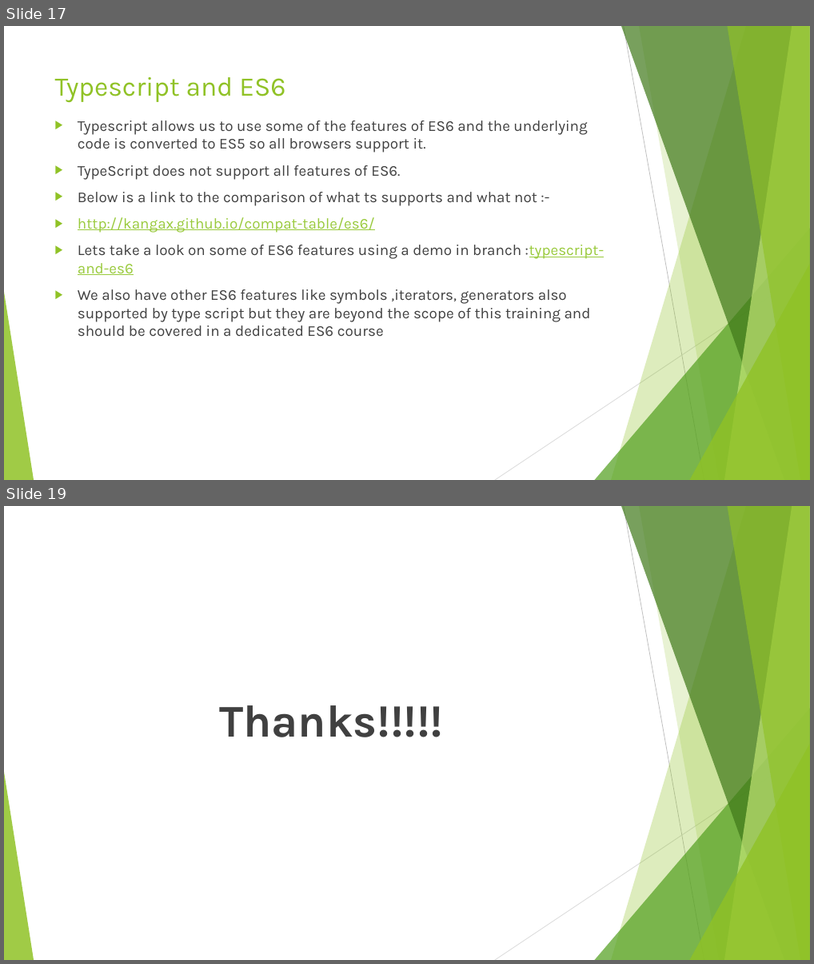
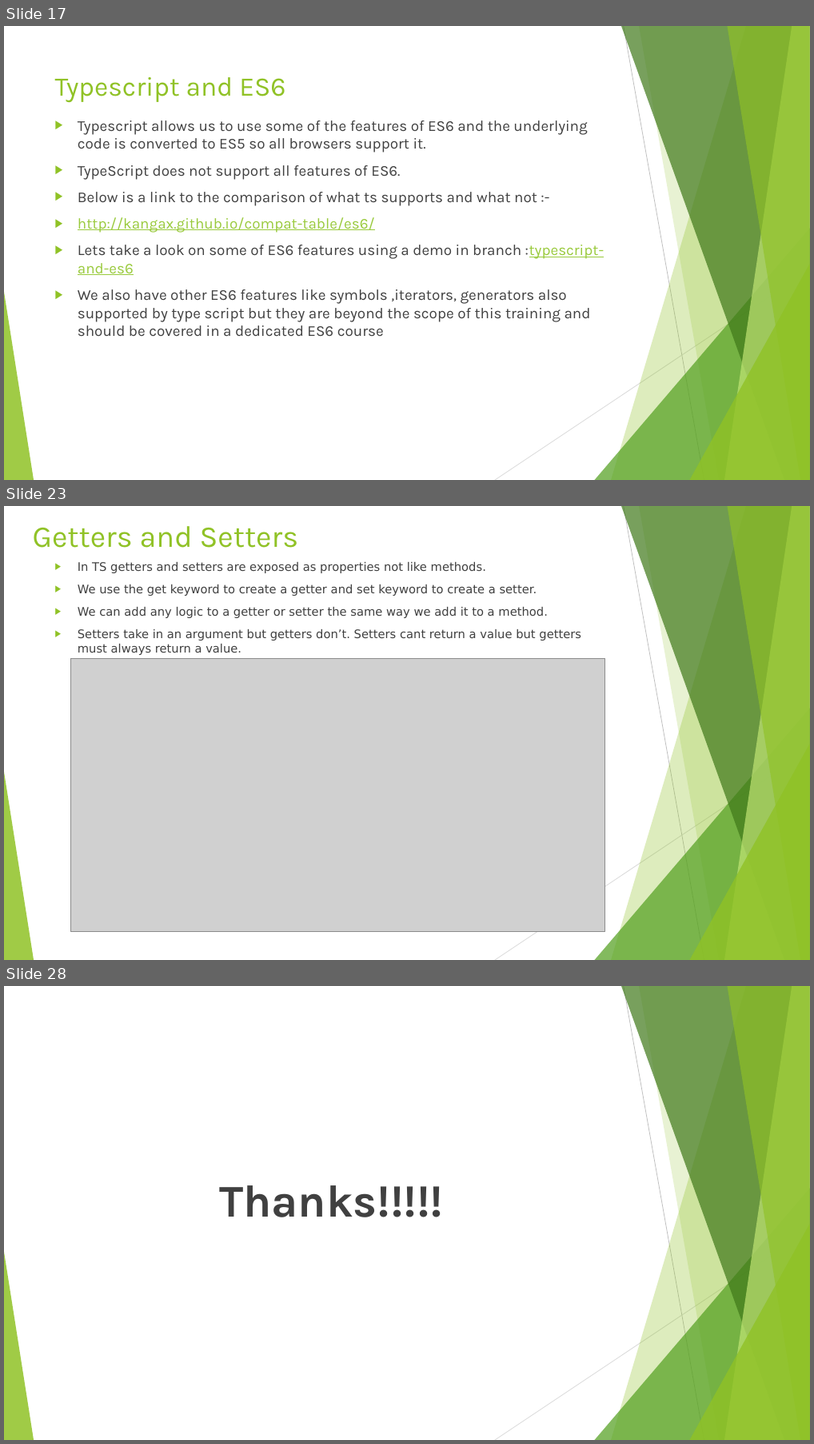
Before and after one commit to rudhrainfogain/typescript-complete-course, a slide deck: Type Script v5.0.pptx. Shown one above the other, each under a label of ours: slides 17 and 19 before the commit, slides 17, 23 and 28 after it; the slides between them are not shown. The pictures are 814x964 and 814x1444 pixels, drawn with LibreOffice and Linux fonts; fonts in the diff are those of the drawing; grey boxes stand for pictures. Boxes give left, top, right and bottom in pixels: in the first picture for what was removed or moved away, otherwise in the second. Text is boxed around its words. In the diff, an @@ line names an element or a change of style, - is before the commit and + after.

```diff
--- a/Type Script v5.0.pptx
+++ b/Type Script v5.0.pptx
@@ slide 23 added at bbox=[4, 506, 810, 960], background #FFFFFF; not listed: 10 template elements that a slide beside it also shows @@
@@ title added at bbox=[33, 526, 299, 548], 36 pt, text #90C226 @@
+Getters and Setters
@@ text added at bbox=[78, 562, 582, 655], 14 pt, text #404040 @@
+▶ In TS getters and setters are exposed as properties not like methods.
+▶ We use the get keyword to create a getter and set keyword to create a setter.
+▶ We can add any logic to a getter or setter the same way we add it to a method.
+▶ Setters take in an argument but getters don’t. Setters cant return a value but getters must always return a value.
@@ picture added at bbox=[71, 659, 606, 932] @@
@@ what was slide 19 is now slide 28 @@
```
Also in this commit, not shown: 9 other slides added, 1 slide removed, 10 other files.
